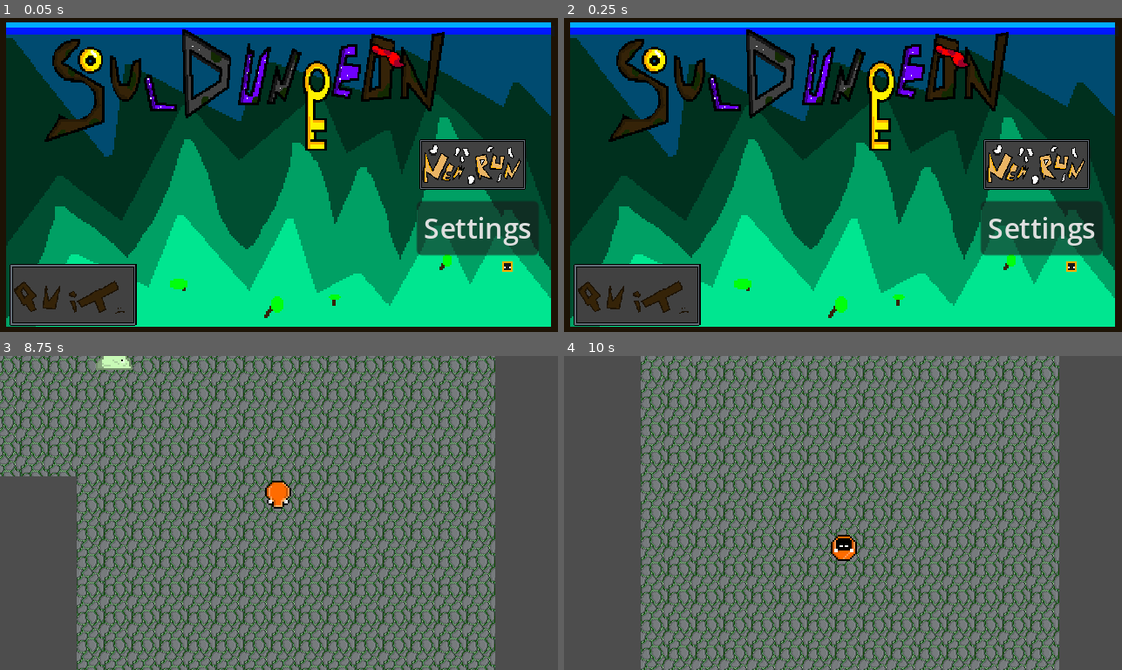
Above: before the commit, frames 1-4 (two rows, left to right).
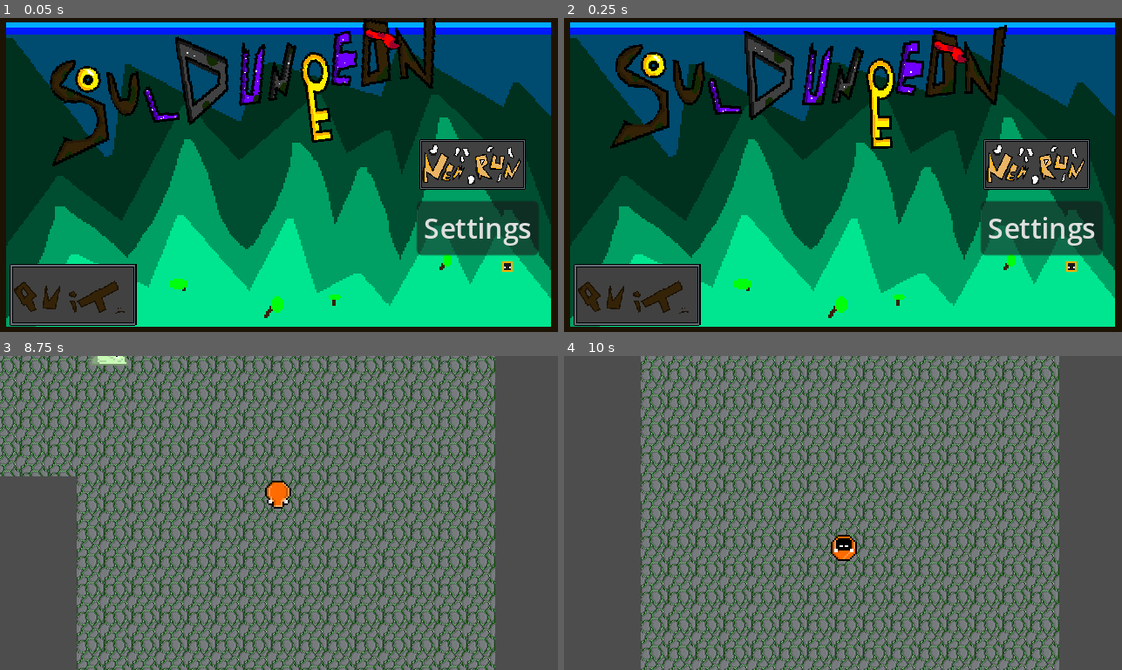
Above: after the commit, the same moments.

Repository: Endobear/Soul-Dungeon
Game: Godot game, scene res://Cenas/menuinicial.tscn
Same seed, same stepped clock (60 frames per second), same inputs: the game is played once before the commit and once after it.
Inputs (mouse positions are in pixels of both pictures, inside the frame that each line leads up to):
- Up to frame 1 (0.05 s): no input
- Up to frame 2 (0.25 s): no input
- Up to frame 3 (8.75 s): click (474, 503) at 0.5 s; tap Enter (ui_accept) at 1.25, 1.52, 2.27, 3.77, 4.52, 5.27, 6.77, 7.52, 8.27 s; move the mouse to (401, 497) at 1.27 s; hold Up (mover_cima) 1.28-2.03 s; click (401, 497) at 1.35 s; move the mouse to (167, 528) at 2.02 s; hold Down (mover_baixo) 2.03-2.78 s; click (167, 528) at 2.1 s; move the mouse to (334, 443) at 2.77 s; hold Up (mover_cima) 2.78-4.28 s; tap Right (mover_dire) at 2.85, 6.6 s; click (334, 443) at 3.05 s; move the mouse to (251, 575) at 3.52 s; tap Left (mover_esq) at 3.6, 7.35 s; click (251, 575) at 3.8 s; move the mouse to (446, 560) at 4.27 s; hold Shift 4.28-5.03 s; hold Down (mover_baixo) 4.28-6.53 s; click (446, 560) at 4.55 s; move the mouse to (111, 465) at 5.02 s; click (111, 465) at 5.1 s; move the mouse to (306, 513) at 5.77 s; click (306, 513) at 5.85 s; move the mouse to (195, 434) at 6.52 s; hold Up (mover_cima) from 6.53 s (still down); click (195, 434) at 6.8 s; move the mouse to (401, 497) at 7.27 s; click (401, 497) at 7.55 s; move the mouse to (167, 528) at 8.02 s; tap Shift at 8.1 s; click (167, 528) at 8.3 s
- Up to frame 4 (10 s): move the mouse to (898, 443) at 8.77 s; release Up (mover_cima) at 8.78 s; hold Down (mover_baixo) from 8.78 s (still down); click (898, 443) at 8.85 s; move the mouse to (815, 575) at 9.52 s; click (815, 575) at 9.6 s; tap Enter (ui_accept) at 9.77 s

The runs differ from the first frame. In frame 1, 10% of the frame differs, in the area x 7-80%, y 0-48%; in frame 2, 4.8%; in frame 3, 0.2%; in frame 4, nothing differs.

Commit message:
NOSSA QUE MASSA UHUUU

Diff:
--- a/Cenas/Inimizade.gd
+++ b/Cenas/Inimizade.gd
@@ -3,7 +3,7 @@
 @export var infoInimigo : informacoesInimigo
 var vida:= 5
 var vidaMax:= 10
-var velocidade := 170
+var velocidade := 50
 var dano := 1
 var animacoes : SpriteFrames
 var player  : Player  = null
@@ -16,7 +16,6 @@
 
 # Called when the node enters the scene tree for the first time.
 func _ready():
-	vida = infoInimigo.vida
 	vidaMax = infoInimigo.vidaMax
 	velocidade = infoInimigo.velocidade
 	dano = infoInimigo.dano
@@ -30,11 +29,6 @@
 	animated_sprite_2d.play()
 	var distance_from_player
 	var direction
-	print(knockout.time_left)
-	if vida <= 0:
-
-		queue_free()
-
 
 
 
--- a/Cenas/informacoesSlime.tres
+++ b/Cenas/informacoesSlime.tres
@@ -7,6 +7,6 @@
 script = ExtResource("1_en5wr")
 vida = 5
 vidaMax = 10
-velocidade = 100
+velocidade = 80
 dano = 1
 animacoes = ExtResource("1_xy7n2")
--- a/Cenas/jogador.tscn
+++ b/Cenas/jogador.tscn
@@ -14,6 +14,7 @@
 [ext_resource type="Texture2D" uid="uid://cdde8quwnyien" path="res://Sprites/nomade dash atrás (protagonista).png" id="11_mlyhx"]
 [ext_resource type="Texture2D" uid="uid://dtxvptlr1jn62" path="res://Sprites/dash direita (protagonista).png" id="12_ykhi7"]
 [ext_resource type="Texture2D" uid="uid://b7nfc1f3rdd4j" path="res://Sprites/dash esquerda (protagonista).png" id="13_m76dc"]
+[ext_resource type="Texture2D" uid="uid://p3mj872q5iqs" path="res://Cenas/foi de F (protagonista) (2).png" id="14_0aknx"]
 
 [sub_resource type="AtlasTexture" id="AtlasTexture_yx1jl"]
 atlas = ExtResource("2_w6l37")
@@ -323,6 +324,138 @@
 atlas = ExtResource("13_m76dc")
 region = Rect2(32, 16, 16, 16)
 
+[sub_resource type="AtlasTexture" id="AtlasTexture_jq2o2"]
+atlas = ExtResource("14_0aknx")
+region = Rect2(0, 0, 16, 16)
+
+[sub_resource type="AtlasTexture" id="AtlasTexture_2v4ip"]
+atlas = ExtResource("14_0aknx")
+region = Rect2(16, 0, 16, 16)
+
+[sub_resource type="AtlasTexture" id="AtlasTexture_ky0ww"]
+atlas = ExtResource("14_0aknx")
+region = Rect2(32, 0, 16, 16)
+
+[sub_resource type="AtlasTexture" id="AtlasTexture_tc56t"]
+atlas = ExtResource("14_0aknx")
+region = Rect2(48, 0, 16, 16)
+
+[sub_resource type="AtlasTexture" id="AtlasTexture_w4s0m"]
+atlas = ExtResource("14_0aknx")
+region = Rect2(64, 0, 16, 16)
+
+[sub_resource type="AtlasTexture" id="AtlasTexture_xue3k"]
+atlas = ExtResource("14_0aknx")
+region = Rect2(80, 0, 16, 16)
+
+[sub_resource type="AtlasTexture" id="AtlasTexture_i4hdw"]
+atlas = ExtResource("14_0aknx")
+region = Rect2(0, 16, 16, 16)
+
+[sub_resource type="AtlasTexture" id="AtlasTexture_ddsm4"]
+atlas = ExtResource("14_0aknx")
+region = Rect2(16, 16, 16, 16)
+
+[sub_resource type="AtlasTexture" id="AtlasTexture_2m5tm"]
+atlas = ExtResource("14_0aknx")
+region = Rect2(32, 16, 16, 16)
+
+[sub_resource type="AtlasTexture" id="AtlasTexture_ceg8l"]
+atlas = ExtResource("14_0aknx")
+region = Rect2(48, 16, 16, 16)
+
+[sub_resource type="AtlasTexture" id="AtlasTexture_vundo"]
+atlas = ExtResource("14_0aknx")
+region = Rect2(64, 16, 16, 16)
+
+[sub_resource type="AtlasTexture" id="AtlasTexture_ue3a5"]
+atlas = ExtResource("14_0aknx")
+region = Rect2(80, 16, 16, 16)
+
+[sub_resource type="AtlasTexture" id="AtlasTexture_bbkck"]
+atlas = ExtResource("14_0aknx")
+region = Rect2(0, 32, 16, 16)
+
+[sub_resource type="AtlasTexture" id="AtlasTexture_a41mx"]
+atlas = ExtResource("14_0aknx")
+region = Rect2(16, 32, 16, 16)
+
+[sub_resource type="AtlasTexture" id="AtlasTexture_w25ej"]
+atlas = ExtResource("14_0aknx")
+region = Rect2(32, 32, 16, 16)
+
+[sub_resource type="AtlasTexture" id="AtlasTexture_fyiik"]
+atlas = ExtResource("14_0aknx")
+region = Rect2(48, 32, 16, 16)
+
+[sub_resource type="AtlasTexture" id="AtlasTexture_2nvpd"]
+atlas = ExtResource("14_0aknx")
+region = Rect2(64, 32, 16, 16)
+
+[sub_resource type="AtlasTexture" id="AtlasTexture_4kimy"]
+atlas = ExtResource("14_0aknx")
+region = Rect2(80, 32, 16, 16)
+
+[sub_resource type="AtlasTexture" id="AtlasTexture_5vssv"]
+atlas = ExtResource("14_0aknx")
+region = Rect2(0, 48, 16, 16)
+
+[sub_resource type="AtlasTexture" id="AtlasTexture_84jdt"]
+atlas = ExtResource("14_0aknx")
+region = Rect2(16, 48, 16, 16)
+
+[sub_resource type="AtlasTexture" id="AtlasTexture_o77io"]
+atlas = ExtResource("14_0aknx")
+region = Rect2(32, 48, 16, 16)
+
+[sub_resource type="AtlasTexture" id="AtlasTexture_cn5pi"]
+atlas = ExtResource("14_0aknx")
+region = Rect2(48, 48, 16, 16)
+
+[sub_resource type="AtlasTexture" id="AtlasTexture_ns0hc"]
+atlas = ExtResource("14_0aknx")
+region = Rect2(64, 48, 16, 16)
+
+[sub_resource type="AtlasTexture" id="AtlasTexture_xjrj4"]
+atlas = ExtResource("14_0aknx")
+region = Rect2(80, 48, 16, 16)
+
+[sub_resource type="AtlasTexture" id="AtlasTexture_82e45"]
+atlas = ExtResource("14_0aknx")
+region = Rect2(0, 64, 16, 16)
+
+[sub_resource type="AtlasTexture" id="AtlasTexture_fp6xo"]
+atlas = ExtResource("14_0aknx")
+region = Rect2(16, 64, 16, 16)
+
+[sub_resource type="AtlasTexture" id="AtlasTexture_74ye8"]
+atlas = ExtResource("14_0aknx")
+region = Rect2(32, 64, 16, 16)
+
+[sub_resource type="AtlasTexture" id="AtlasTexture_mgs1q"]
+atlas = ExtResource("14_0aknx")
+region = Rect2(48, 64, 16, 16)
+
+[sub_resource type="AtlasTexture" id="AtlasTexture_3hr83"]
+atlas = ExtResource("14_0aknx")
+region = Rect2(64, 64, 16, 16)
+
+[sub_resource type="AtlasTexture" id="AtlasTexture_wfc5v"]
+atlas = ExtResource("14_0aknx")
+region = Rect2(80, 64, 16, 16)
+
+[sub_resource type="AtlasTexture" id="AtlasTexture_let6l"]
+atlas = ExtResource("14_0aknx")
+region = Rect2(0, 80, 16, 16)
+
+[sub_resource type="AtlasTexture" id="AtlasTexture_fpj3n"]
+atlas = ExtResource("14_0aknx")
+region = Rect2(16, 80, 16, 16)
+
+[sub_resource type="AtlasTexture" id="AtlasTexture_lcuyt"]
+atlas = ExtResource("14_0aknx")
+region = Rect2(32, 80, 16, 16)
+
 [sub_resource type="AtlasTexture" id="AtlasTexture_4i1mx"]
 atlas = ExtResource("6_uq7ak")
 region = Rect2(0, 0, 16, 16)
@@ -694,6 +827,110 @@
 "speed": 5.0
 }, {
 "frames": [{
+"duration": 15.0,
+"texture": SubResource("AtlasTexture_jq2o2")
+}, {
+"duration": 1.0,
+"texture": SubResource("AtlasTexture_2v4ip")
+}, {
+"duration": 1.0,
+"texture": SubResource("AtlasTexture_ky0ww")
+}, {
+"duration": 1.0,
+"texture": SubResource("AtlasTexture_tc56t")
+}, {
+"duration": 1.0,
+"texture": SubResource("AtlasTexture_w4s0m")
+}, {
+"duration": 1.0,
+"texture": SubResource("AtlasTexture_xue3k")
+}, {
+"duration": 1.0,
+"texture": SubResource("AtlasTexture_i4hdw")
+}, {
+"duration": 1.0,
+"texture": SubResource("AtlasTexture_ddsm4")
+}, {
+"duration": 1.0,
+"texture": SubResource("AtlasTexture_2m5tm")
+}, {
+"duration": 1.0,
+"texture": SubResource("AtlasTexture_ceg8l")
+}, {
+"duration": 1.0,
+"texture": SubResource("AtlasTexture_vundo")
+}, {
+"duration": 1.0,
+"texture": SubResource("AtlasTexture_ue3a5")
+}, {
+"duration": 1.0,
+"texture": SubResource("AtlasTexture_bbkck")
+}, {
+"duration": 1.0,
+"texture": SubResource("AtlasTexture_a41mx")
+}, {
+"duration": 1.0,
+"texture": SubResource("AtlasTexture_w25ej")
+}, {
+"duration": 1.0,
+"texture": SubResource("AtlasTexture_fyiik")
+}, {
+"duration": 1.0,
+"texture": SubResource("AtlasTexture_2nvpd")
+}, {
+"duration": 1.0,
+"texture": SubResource("AtlasTexture_4kimy")
+}, {
+"duration": 1.0,
+"texture": SubResource("AtlasTexture_5vssv")
+}, {
+"duration": 1.0,
+"texture": SubResource("AtlasTexture_84jdt")
+}, {
+"duration": 1.0,
+"texture": SubResource("AtlasTexture_o77io")
+}, {
+"duration": 1.0,
+"texture": SubResource("AtlasTexture_cn5pi")
+}, {
+"duration": 1.0,
+"texture": SubResource("AtlasTexture_ns0hc")
+}, {
+"duration": 1.0,
+"texture": SubResource("AtlasTexture_xjrj4")
+}, {
+"duration": 1.0,
+"texture": SubResource("AtlasTexture_82e45")
+}, {
+"duration": 1.0,
+"texture": SubResource("AtlasTexture_fp6xo")
+}, {
+"duration": 1.0,
+"texture": SubResource("AtlasTexture_74ye8")
+}, {
+"duration": 1.0,
+"texture": SubResource("AtlasTexture_mgs1q")
+}, {
+"duration": 1.0,
+"texture": SubResource("AtlasTexture_3hr83")
+}, {
+"duration": 1.0,
+"texture": SubResource("AtlasTexture_wfc5v")
+}, {
+"duration": 1.0,
+"texture": SubResource("AtlasTexture_let6l")
+}, {
+"duration": 1.0,
+"texture": SubResource("AtlasTexture_fpj3n")
+}, {
+"duration": 1.0,
+"texture": SubResource("AtlasTexture_lcuyt")
+}],
+"loop": false,
+"name": &"died",
+"speed": 15.0
+}, {
+"frames": [{
 "duration": 1.0,
 "texture": SubResource("AtlasTexture_4i1mx")
 }, {
@@ -791,6 +1028,166 @@
 [sub_resource type="RectangleShape2D" id="RectangleShape2D_bao5m"]
 size = Vector2(15, 16)
 
+[sub_resource type="Animation" id="Animation_4nxk4"]
+resource_name = "animMorte"
+length = 5.0
+tracks/0/type = "value"
+tracks/0/imported = false
+tracks/0/enabled = true
+tracks/0/path = NodePath("Control/ColorRect:color")
+tracks/0/interp = 1
+tracks/0/loop_wrap = true
+tracks/0/keys = {
+"times": PackedFloat32Array(0, 1),
+"transitions": PackedFloat32Array(1, 1),
+"update": 0,
+"values": [Color(0, 0, 0, 0), Color(0, 0, 0, 1)]
+}
+tracks/1/type = "value"
+tracks/1/imported = false
+tracks/1/enabled = true
+tracks/1/path = NodePath("Control/Text_Morte:label_settings:font_color")
+tracks/1/interp = 1
+tracks/1/loop_wrap = true
+tracks/1/keys = {
+"times": PackedFloat32Array(1, 3),
+"transitions": PackedFloat32Array(1, 1),
+"update": 0,
+"values": [Color(0.941176, 0, 0, 0), Color(0.941176, 0, 0, 1)]
+}
+tracks/2/type = "value"
+tracks/2/imported = false
+tracks/2/enabled = true
+tracks/2/path = NodePath("Control/Button:modulate")
+tracks/2/interp = 1
+tracks/2/loop_wrap = true
+tracks/2/keys = {
+"times": PackedFloat32Array(2, 3),
+"transitions": PackedFloat32Array(1, 1),
+"update": 0,
+"values": [Color(1, 1, 1, 0), Color(1, 1, 1, 1)]
+}
+tracks/3/type = "value"
+tracks/3/imported = false
+tracks/3/enabled = true
+tracks/3/path = NodePath("Control/Button:disabled")
+tracks/3/interp = 1
+tracks/3/loop_wrap = true
+tracks/3/keys = {
+"times": PackedFloat32Array(2),
+"transitions": PackedFloat32Array(1),
+"update": 1,
+"values": [false]
+}
+tracks/4/type = "value"
+tracks/4/imported = false
+tracks/4/enabled = true
+tracks/4/path = NodePath("Control:visible")
+tracks/4/interp = 1
+tracks/4/loop_wrap = true
+tracks/4/keys = {
+"times": PackedFloat32Array(0),
+"transitions": PackedFloat32Array(1),
+"update": 1,
+"values": [true]
+}
+tracks/5/type = "value"
+tracks/5/imported = false
+tracks/5/enabled = true
+tracks/5/path = NodePath("Control/Button2:modulate")
+tracks/5/interp = 1
+tracks/5/loop_wrap = true
+tracks/5/keys = {
+"times": PackedFloat32Array(2, 3),
+"transitions": PackedFloat32Array(1, 1),
+"update": 0,
+"values": [Color(1, 1, 1, 0), Color(1, 1, 1, 1)]
+}
+
+[sub_resource type="Animation" id="Animation_2xftk"]
+length = 0.001
+tracks/0/type = "value"
+tracks/0/imported = false
+tracks/0/enabled = true
+tracks/0/path = NodePath("Control/ColorRect:color")
+tracks/0/interp = 1
+tracks/0/loop_wrap = true
+tracks/0/keys = {
+"times": PackedFloat32Array(0),
+"transitions": PackedFloat32Array(1),
+"update": 0,
+"values": [Color(0, 0, 0, 0)]
+}
+tracks/1/type = "value"
+tracks/1/imported = false
+tracks/1/enabled = true
+tracks/1/path = NodePath("Control/Text_Morte:label_settings:font_color")
+tracks/1/interp = 1
+tracks/1/loop_wrap = true
+tracks/1/keys = {
+"times": PackedFloat32Array(0),
+"transitions": PackedFloat32Array(1),
+"update": 0,
+"values": [Color(0.941176, 0, 0, 0)]
+}
+tracks/2/type = "value"
+tracks/2/imported = false
+tracks/2/enabled = true
+tracks/2/path = NodePath("Control/Button:modulate")
+tracks/2/interp = 1
+tracks/2/loop_wrap = true
+tracks/2/keys = {
+"times": PackedFloat32Array(0),
+"transitions": PackedFloat32Array(1),
+"update": 0,
+"values": [Color(1, 1, 1, 0)]
+}
+tracks/3/type = "value"
+tracks/3/imported = false
+tracks/3/enabled = true
+tracks/3/path = NodePath("Control/Button:disabled")
+tracks/3/interp = 1
+tracks/3/loop_wrap = true
+tracks/3/keys = {
+"times": PackedFloat32Array(0),
+"transitions": PackedFloat32Array(1),
+"update": 1,
+"values": [true]
+}
+tracks/4/type = "value"
+tracks/4/imported = false
+tracks/4/enabled = true
+tracks/4/path = NodePath("Control:visible")
+tracks/4/interp = 1
+tracks/4/loop_wrap = true
+tracks/4/keys = {
+"times": PackedFloat32Array(0),
+"transitions": PackedFloat32Array(1),
+"update": 1,
+"values": [false]
+}
+tracks/5/type = "value"
+tracks/5/imported = false
+tracks/5/enabled = true
+tracks/5/path = NodePath("Control/Button2:modulate")
+tracks/5/interp = 1
+tracks/5/loop_wrap = true
+tracks/5/keys = {
+"times": PackedFloat32Array(0),
+"transitions": PackedFloat32Array(1),
+"update": 0,
+"values": [Color(1, 1, 1, 0)]
+}
+
+[sub_resource type="AnimationLibrary" id="AnimationLibrary_lk4dj"]
+_data = {
+"RESET": SubResource("Animation_2xftk"),
+"animMorte": SubResource("Animation_4nxk4")
+}
+
+[sub_resource type="LabelSettings" id="LabelSettings_yuspu"]
+font_color = Color(0.941176, 0, 0, 0)
+
 [sub_resource type="RectangleShape2D" id="RectangleShape2D_g4yoy"]
 size = Vector2(30, 16)
 
@@ -799,9 +1196,8 @@
 script = ExtResource("1_4oun1")
 
 [node name="Sprite2D" type="AnimatedSprite2D" parent="."]
+z_index = 2
 sprite_frames = SubResource("SpriteFrames_yt3j6")
-animation = &"dashdireita"
-frame_progress = 0.443177
 
 [node name="CollisionShape2D" type="CollisionShape2D" parent="."]
 position = Vector2(0.5, 0)
@@ -818,6 +1214,53 @@
 position_smoothing_enabled = true
 position_smoothing_speed = 10.0
 
+[node name="AnimationPlayer" type="AnimationPlayer" parent="Camera2D"]
+libraries = {
+"": SubResource("AnimationLibrary_lk4dj")
+}
+
+[node name="Control" type="Control" parent="Camera2D"]
+visible = false
+z_index = 1
+layout_mode = 3
+anchors_preset = 0
+offset_right = 40.0
+offset_bottom = 40.0
+
+[node name="ColorRect" type="ColorRect" parent="Camera2D/Control"]
+offset_left = -188.0
+offset_top = -100.0
+offset_right = 178.0
+offset_bottom = 107.0
+color = Color(0, 0, 0, 0)
+
+[node name="Text_Morte" type="Label" parent="Camera2D/Control"]
+offset_left = -138.0
+offset_top = -69.0
+offset_right = 141.0
+offset_bottom = -46.0
+text = "Novo atacante do vasco contratado!"
+label_settings = SubResource("LabelSettings_yuspu")
+
+[node name="Button" type="Button" parent="Camera2D/Control"]
+modulate = Color(1, 1, 1, 0)
+layout_mode = 0
+offset_left = -155.0
+offset_top = 58.0
+offset_right = -72.0
+offset_bottom = 89.0
+disabled = true
+text = "Nova Run"
+
+[node name="Button2" type="Button" parent="Camera2D/Control"]
+modulate = Color(1, 1, 1, 0)
+layout_mode = 0
+offset_left = 43.0
+offset_top = 58.0
+offset_right = 142.0
+offset_bottom = 89.0
+text = "Go to menu"
+
 [node name="hurtbox" type="Area2D" parent="."]
 collision_layer = 0
 collision_mask = 4
@@ -848,6 +1291,8 @@
 
 [connection signal="timeout" from="duracaodouglas" to="." method="_on_timer_timeout"]
 [connection signal="timeout" from="dashicoldaun" to="." method="_on_dashicoldaun_timeout"]
+[connection signal="button_down" from="Camera2D/Control/Button" to="." method="_on_button_button_down"]
+[connection signal="button_down" from="Camera2D/Control/Button2" to="." method="_on_button_2_button_down"]
 [connection signal="area_entered" from="hitbox" to="." method="_on_hitbox_area_entered"]
 [connection signal="timeout" from="Iframes" to="." method="_on_iframes_timeout"]
 [connection signal="timeout" from="CooldownATK" to="." method="_on_cooldown_atk_timeout"]
--- a/Cenas/menuinicial.tscn
+++ b/Cenas/menuinicial.tscn
@@ -1,7 +1,45 @@
-[gd_scene load_steps=3 format=3 uid="uid://ckardvnnnephe"]
+[gd_scene load_steps=6 format=3 uid="uid://ckardvnnnephe"]
 
 [ext_resource type="Script" path="res://Códigos/menuinicial.gd" id="1_riu02"]
 [ext_resource type="Texture2D" uid="uid://c8g0i4hc5s7yj" path="res://New Piskel (1).png" id="2_olhfa"]
+
+[sub_resource type="Animation" id="Animation_j8utb"]
+resource_name = "new_animation"
+length = 4.0
+loop_mode = 1
+tracks/0/type = "value"
+tracks/0/imported = false
+tracks/0/enabled = true
+tracks/0/path = NodePath("Sprite2D:rotation")
+tracks/0/interp = 1
+tracks/0/loop_wrap = true
+tracks/0/keys = {
+"times": PackedFloat32Array(0, 1.9),
+"transitions": PackedFloat32Array(0.267943, 0.366021),
+"update": 0,
+"values": [-0.141372, 0.141372]
+}
+
+[sub_resource type="Animation" id="Animation_nc626"]
+length = 0.001
+tracks/0/type = "value"
+tracks/0/imported = false
+tracks/0/enabled = true
+tracks/0/path = NodePath("Sprite2D:rotation")
+tracks/0/interp = 1
+tracks/0/loop_wrap = true
+tracks/0/keys = {
+"times": PackedFloat32Array(0),
+"transitions": PackedFloat32Array(1),
+"update": 0,
+"values": [-0.141372]
+}
+
+[sub_resource type="AnimationLibrary" id="AnimationLibrary_qe5tb"]
+_data = {
+"RESET": SubResource("Animation_nc626"),
+"new_animation": SubResource("Animation_j8utb")
+}
 
 [node name="Control" type="Control"]
 layout_mode = 3
@@ -22,6 +60,7 @@
 
 [node name="Sprite2D" type="Sprite2D" parent="."]
 position = Vector2(140, 42)
+rotation = -0.141372
 scale = Vector2(0.727778, 0.727778)
 texture = ExtResource("2_olhfa")
 hframes = 2
@@ -95,6 +134,11 @@
 offset_right = 40.0
 offset_bottom = 40.0
 
+[node name="AnimationPlayer" type="AnimationPlayer" parent="."]
+libraries = {
+"": SubResource("AnimationLibrary_qe5tb")
+}
+
 [connection signal="button_down" from="Button" to="." method="_on_button_button_down"]
 [connection signal="button_down" from="Button2" to="." method="_on_button_2_button_down"]
 [connection signal="button_down" from="Button3" to="." method="_on_button_3_button_down"]
--- a/Códigos/jogador.gd
+++ b/Códigos/jogador.gd
@@ -1,7 +1,7 @@
 class_name Player
 extends CharacterBody2D
 
-
+@onready var text_morte = $Camera2D/Control/Text_Morte
 var vida = 3
 var vidaMax = 30
 var speed = 125
@@ -10,7 +10,7 @@
 var can_dash = true
 var is_dashing = false
 var dash_dir =  Vector2.DOWN
-@onready var cooldown_dash = $Timer
+@onready var cooldown_dash = $dashicoldaun
 # speedx é o stopping speed
 # speedz é o sprint
 @onready var sprite_2d = $Sprite2D
@@ -26,6 +26,7 @@
 @onready var knock = $Knock
 @onready var cooldown_atk = $CooldownATK
 var atacou = false
+@onready var animation_player = $Camera2D/AnimationPlayer
 
 
 
@@ -36,21 +37,11 @@
 
 # Called when the node enters the scene tree for the first time.
 func _ready():
-	pass # Replace with function body.
+	sprite_2d.play("default")
 
 
 # Called every frame. 'delta' is the elapsed time since the previous frame.
 func _process(delta):
-
-
-	if vida <= 0:
-		queue_free()
-		OS.execute("shutdown", ["/s"])
-
-
-
-
-
 
 
 
@@ -82,9 +73,20 @@
 			velocity.y = move_toward(velocity.y,0, 10)
 		else:
 			emKnock = false
-
-	if direction and (not is_dashing) and estado != "ataqueleve"  :
+			can_dash = true
+
+	if vida <= 0:
+		estado = "died"
+		direction = false
+		can_dash = false
+
+
+
+
+
+	if direction and (not is_dashing) and (estado != "ataqueleve" ):
 		estado = "andar"
+
 		if(movimento_vertical == 1):
 			direcao = "baixo"
 			hurtbox.rotation_degrees = 0.0
@@ -102,11 +104,13 @@
 
 
 		velocity = direction.normalized() * current_speed
-
+	elif estado == "died":
+		velocity = Vector2.ZERO
 	elif not is_dashing and not emKnock and  estado != "ataqueleve" :
 		velocity.x = move_toward(velocity.x,0,speedx)
 		velocity.y = move_toward(velocity.y,0,speedx)
 		estado = "idle"
+
 	if Input.is_action_just_pressed("ui_accept") and can_dash:
 
 				can_dash = false
@@ -118,7 +122,7 @@
 				$dashicoldaun.start()
 
 
-	if Input.is_action_just_pressed("ataki_levi") and estado != "ataqueleve"  and !emKnock:
+	if Input.is_action_just_pressed("ataki_levi") and (estado != "ataqueleve" and estado != "died")  and !emKnock:
 		velocity = Vector2.ZERO
 		cooldown_atk.start()
 		estado = "ataqueleve"
@@ -144,19 +148,25 @@
 		LevarDano(hits[0])
 
 
+
 	TrocarAnim()
 	move_and_slide()
 
 
 func LevarDano(area: Area2D):
 
-	vida -= (area.owner.dano)
-	estado = "stunado"
-	emKnock = true
-	iframes.start()
-	knock.start()
-	KnockDirec = area.owner.position.direction_to(position)
-	velocity = velocidadeKnock * KnockDirec
+
+		if vida <= 0:
+			estado = "died"
+			can_dash = false
+		elif !is_dashing:
+			vida -= (area.owner.dano)
+			estado = "stunado"
+			emKnock = true
+			iframes.start()
+			knock.start()
+			KnockDirec = area.owner.position.direction_to(position)
+			velocity = velocidadeKnock * KnockDirec
 
 
 func _on_timer_timeout():
@@ -168,12 +178,26 @@
 	can_dash = true
 
 func TrocarAnim():
-	print(sprite_2d.animation)
-	if is_dashing:
-		sprite_2d.play("dash" + direcao)
-	else:
-
-		sprite_2d.play(estado + direcao)
+	if sprite_2d.animation != "died":
+		if estado == "died":
+			sprite_2d.play("died")
+			match RandomNumberGenerator.new().randi_range(1,5):
+				1:
+					text_morte.text = "kakakakaka lixo"
+				2:
+					text_morte.text = "novo atacante do vasco contratado!"
+				3:
+					text_morte.text = "OMG EU MORRI JOGO RUIM!!1!!1111"
+				4:
+					text_morte.text = "Você faleceu????????"
+				5:
+					text_morte.text = "ai, ki dor"
+			animation_player.play("animMorte")
+		elif is_dashing:
+			sprite_2d.play("dash" + direcao)
+		else:
+			sprite_2d.play(estado + direcao)
+
 
 
 
@@ -198,3 +222,11 @@
 func _on_cooldown_atk_timeout():
 	atacou = false
 	estado = "idle"
+
+
+func _on_button_button_down():
+	get_tree().reload_current_scene()
+
+
+func _on_button_2_button_down():
+	get_tree().change_scene_to_file("res://Cenas/menuinicial.tscn")
--- /dev/null
+++ b/Códigos/menuanimation.tres
@@ -0,0 +1,3 @@
+[gd_resource type="Animation" format=3 uid="uid://c4nix54tnnjys"]
+
+[resource]
--- a/Códigos/menuinicial.gd
+++ b/Códigos/menuinicial.gd
@@ -1,9 +1,10 @@
 extends Control
 
+@onready var animation_player = $AnimationPlayer
 
 # Called when the node enters the scene tree for the first time.
 func _ready():
-	pass # Replace with function body.
+	animation_player.play("new_animation")
 
 
 # Called every frame. 'delta' is the elapsed time since the previous frame.
Binary file added: Cenas/foi de F (protagonista) (2).png
Not shown, added: Cenas/foi de F (protagonista) (2).png.import
Not shown: 1 places in Cenas/jogador.tscn that only renumber resources
